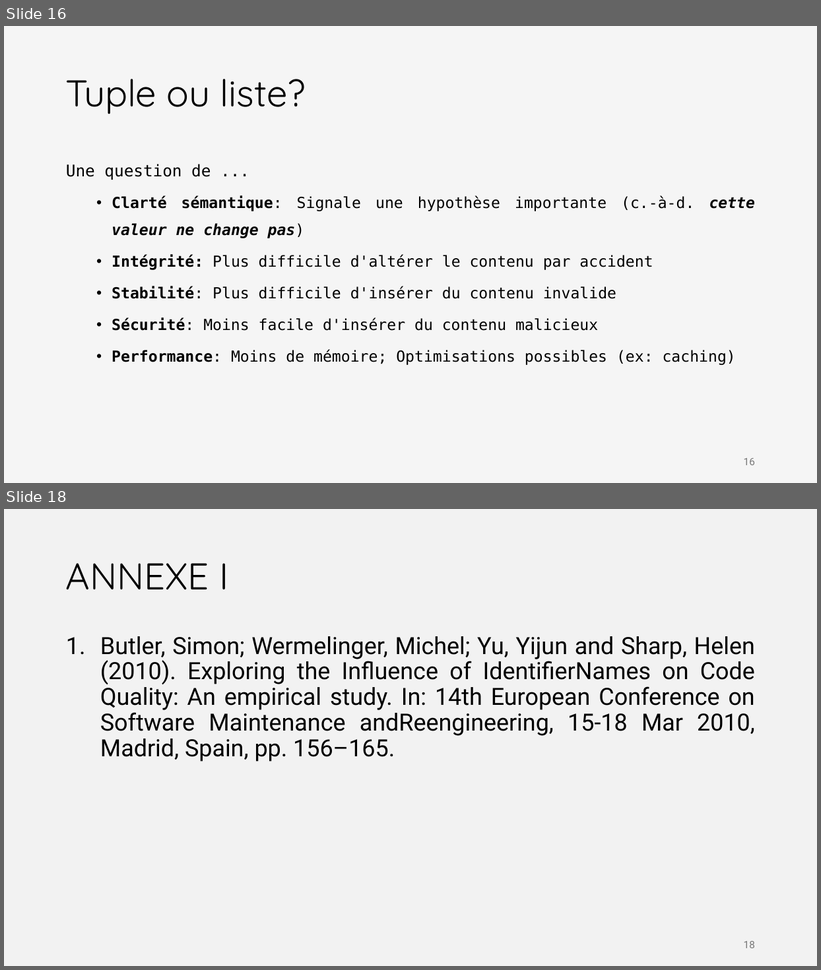
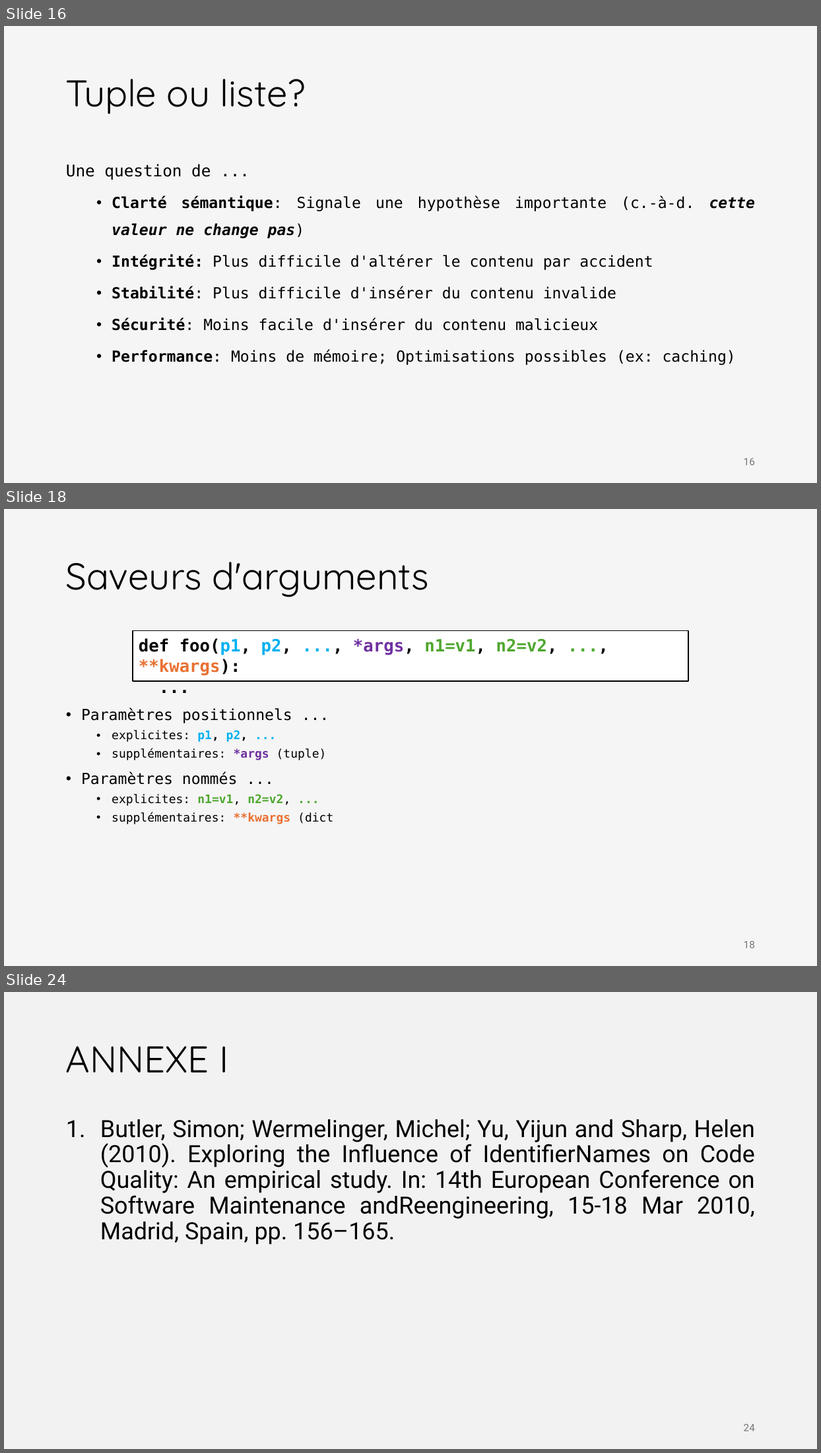
Before and after one commit to iannickgagnon/sagedays_iannick_2026, a slide deck: python_1/presentation_python_1.pptx. Shown one above the other, each under a label of ours: slides 16 and 18 before the commit, slides 16, 18 and 24 after it; the slides between them are not shown. The pictures are 821x970 and 821x1453 pixels, drawn with LibreOffice and Linux fonts; fonts in the diff are those of the drawing. Boxes give left, top, right and bottom in pixels: in the first picture for what was removed or moved away, otherwise in the second. Text is boxed around its words. In the diff, an @@ line names an element or a change of style, - is before the commit and + after.

```diff
--- a/python_1/presentation_python_1.pptx
+++ b/python_1/presentation_python_1.pptx
@@ slide 18 added at (4, 509, 817, 966), background #F5F5F5 @@
@@ title added at (66, 562, 430, 597), 44 pt, text #000000 @@
+Saveurs d'arguments
@@ rectangle added at (133, 631, 689, 681), fill #FFFFFF, outline #000000 1.5 pt, 20 pt, text #000000, bold @@
+def foo(p1, p2, ..., *args, n1=v1, n2=v2, ..., **kwargs):
+...
@@ text added at (81, 708, 333, 824), 14 pt, text #000000 @@
+• Paramètres positionnels ...
+  • explicites: p1, p2, ...
+  • supplémentaires: *args (tuple)
+• Paramètres nommés ...
+  • explicites: n1=v1, n2=v2, ...
+  • supplémentaires: **kwargs (dict
@@ page number added at (744, 941, 755, 949), 12 pt, text #797979 @@
+18
@@ what was slide 18 is now slide 24 @@
@@ page number at (744, 1424, 755, 1432): text changed @@
-18
+24
```
Also in this commit, not shown: 3 slides changed, 5 other slides added, 2 slides removed.
